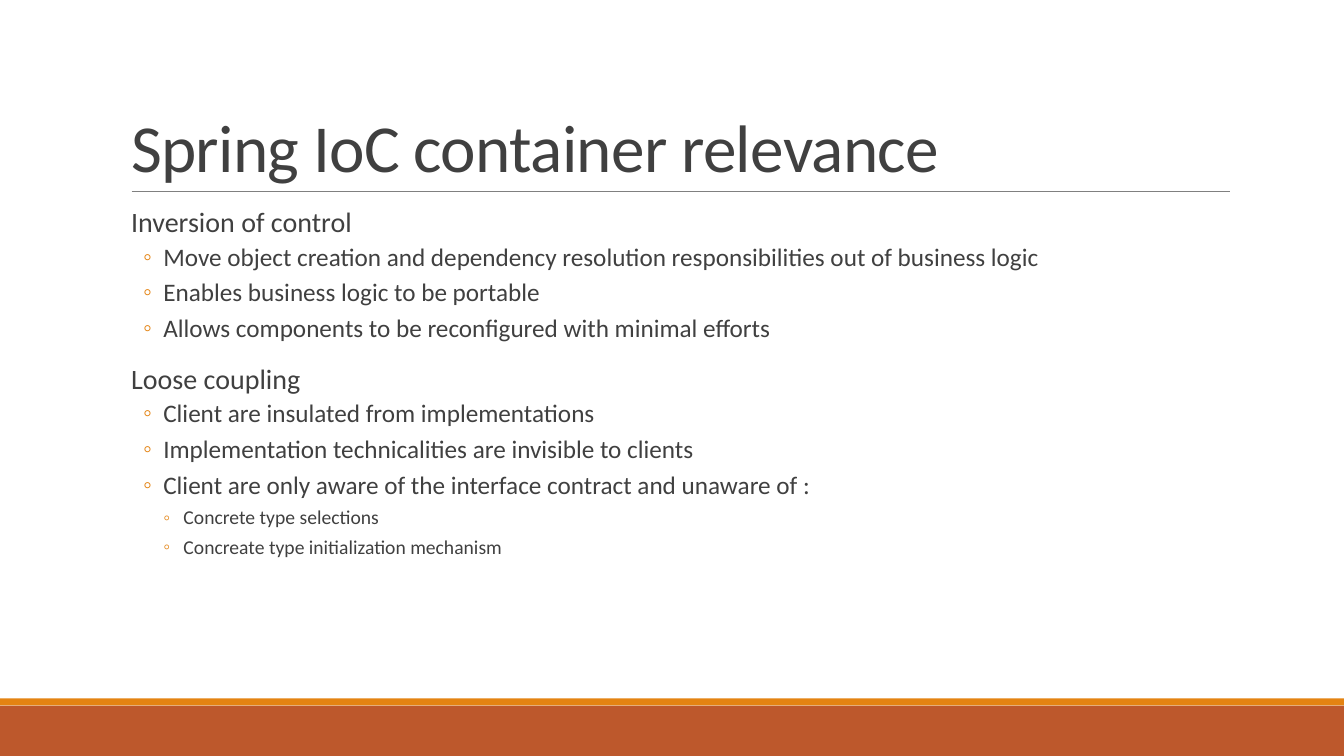
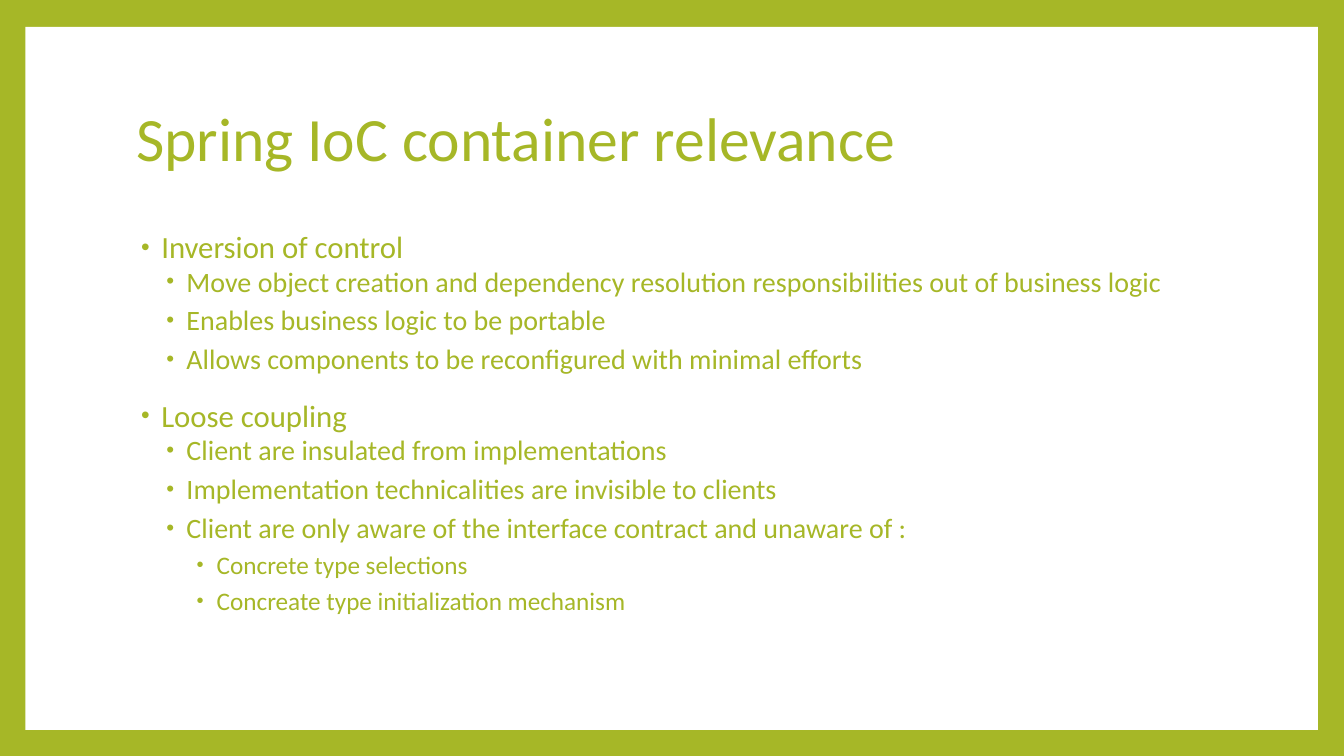
Before and after one commit to minhcnrs/JAVA_Course_Spring_Training, a slide deck: slide 5 of course/Spring-Day2.pptx. Drawn at 1344x756 pixels with LibreOffice and Linux fonts; fonts in the diff are those of the drawing. Boxes give left, top, right and bottom in pixels: in the first picture for what was removed or moved away, otherwise in the second. Text is boxed around its words. In the diff, an @@ line names an element or a change of style, - is before the commit and + after.

```diff
--- a/course/Spring-Day2.pptx
+++ b/course/Spring-Day2.pptx
@@ background #FFFFFF to #A6B727 @@
@@ rectangle added at (25,27,1318,730), fill #FFFFFF @@
@@ title "Spring IoC container relevance": place and size @@
-title "Spring IoC container relevance" at (131,125,938,184)
+title "Spring IoC container relevance" at (136,118,895,172)
@@ title "Spring IoC container relevance" at (136,118,895,172): size 48 to 44 pt, text colour #404040 to #A6B727, letter spacing -0.5 to 0 pt; line spacing 0.85 to 0.9; vertical alignment bottom to middle @@
@@ line removed from (132, 192) to (1231, 192) @@
@@ text "Inversion of control": place and size @@
-text "Inversion of control" at (131,212,1038,557)
+text "Inversion of control" at (161,236,1161,614)
@@ text "Inversion of control" at (161,236,1161,614): size 20 to 22 pt in "Inversion of control", "Loose coupling"; text colour #404040 to #A6B727; size 18 to 20 pt in "Move object creation and dependency resolution responsibilit ...", "Enables business logic to be portable", "Allows components to be reconfigured with minimal ...", "Client are insulated from implementations" and 2 more places; size 14 to 18 pt in "Concrete type selections", "Concreate type initialization mechanism"; bullet   to •; bullet colour #E48312 to #A6B727; bullet ◦ to • @@
@@ rectangle removed at (0,706,1344,756) @@
@@ rectangle removed at (0,699,1344,706) @@
```
Also in this commit, not shown: 59 other slides changed, 8 other files.
